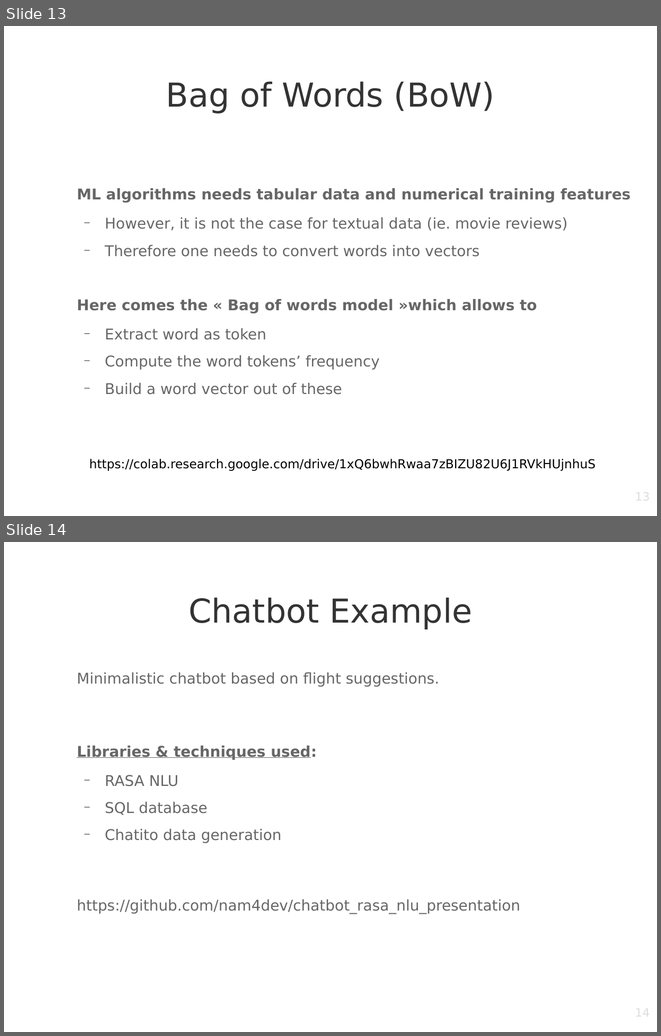
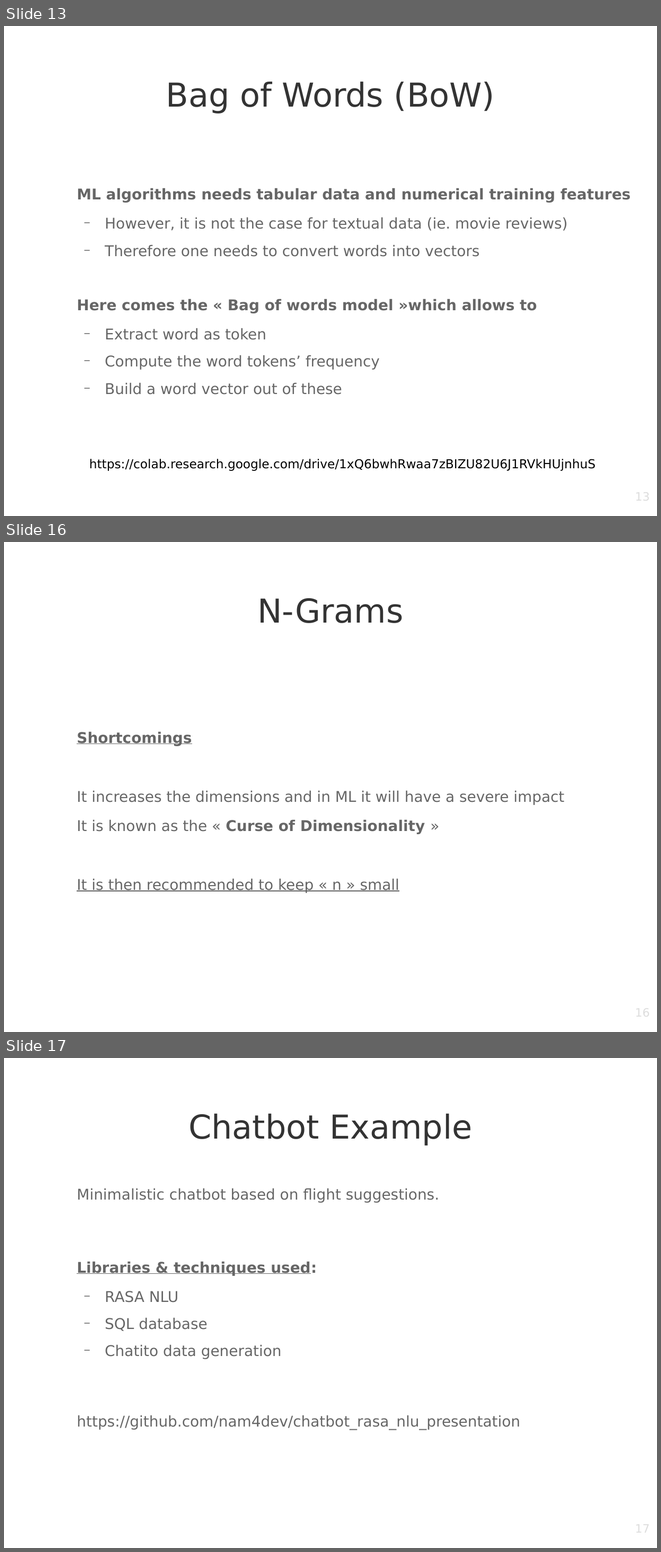
Before and after one commit to nam4dev/nlp_demonstration, a slide deck: NLP_with_Python.odp. Shown one above the other, each under a label of ours: slides 13 and 14 before the commit, slides 13, 16 and 17 after it; the slides between them are not shown. The pictures are 661x1036 and 661x1552 pixels, drawn with LibreOffice and Linux fonts; fonts in the diff are those of the drawing; background and template pictures are left out. Boxes give left, top, right and bottom in pixels: in the first picture for what was removed or moved away, otherwise in the second. Text is boxed around its words. In the diff, an @@ line names an element or a change of style, - is before the commit and + after.

```diff
--- a/NLP_with_Python.odp
+++ b/NLP_with_Python.odp
@@ slide 16 added at [4, 542, 657, 1032], background picture (left out) @@
@@ title added at [257, 598, 403, 623], 40 pt, text #333333 @@
+N-Grams
@@ text added at [77, 732, 564, 893], 18 pt, text #666666 @@
+Shortcomings
+It increases the dimensions and in ML it will have a severe impact
+It is known as the « Curse of Dimensionality »
+It is then recommended to keep « n » small
@@ page number added at [498, 1005, 651, 1032], 14 pt, text #DDDDDD @@
+16
@@ what was slide 14 is now slide 17 @@
@@ page number at [498, 1521, 651, 1548]: text changed @@
-14
+17
```
Also in this commit, not shown: 2 slides changed, 2 other slides added, 1 other file.
